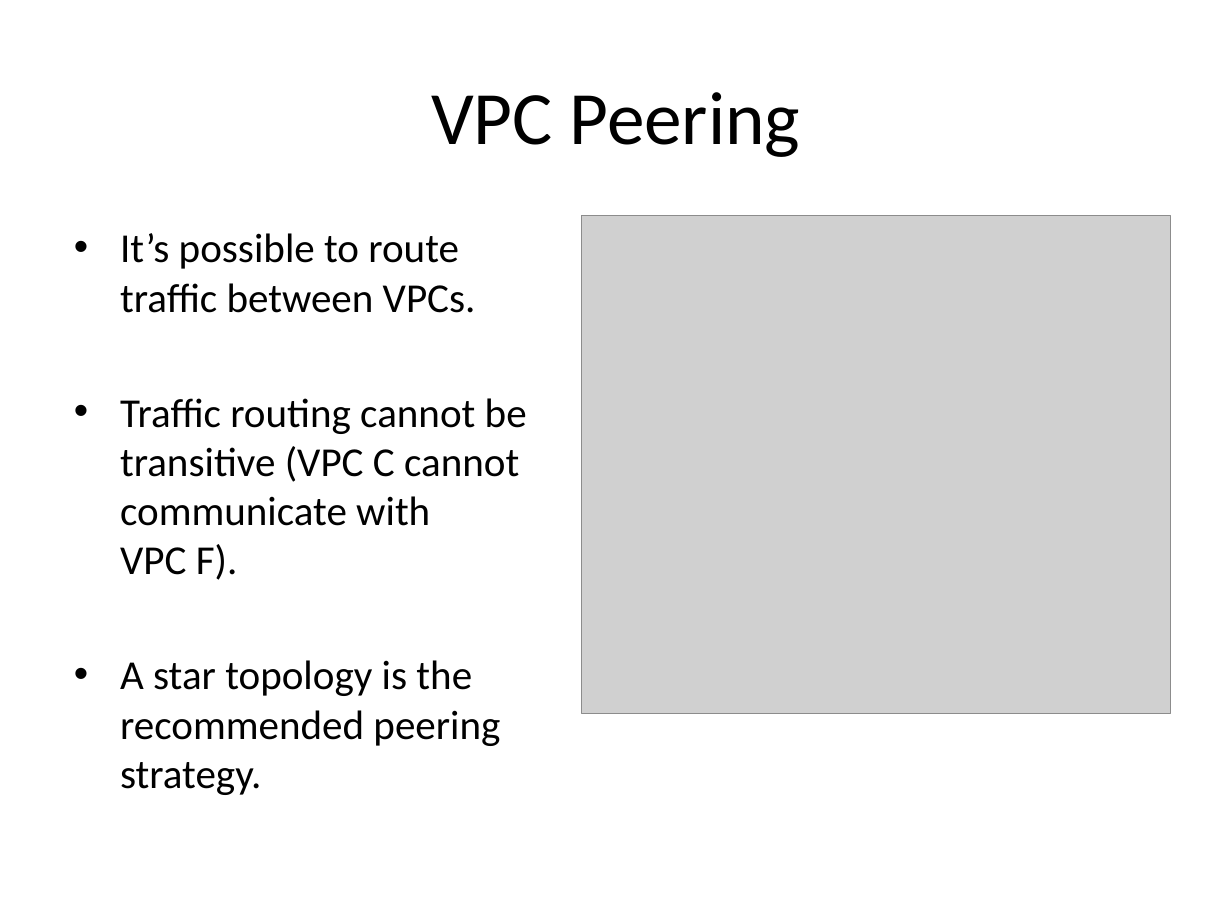
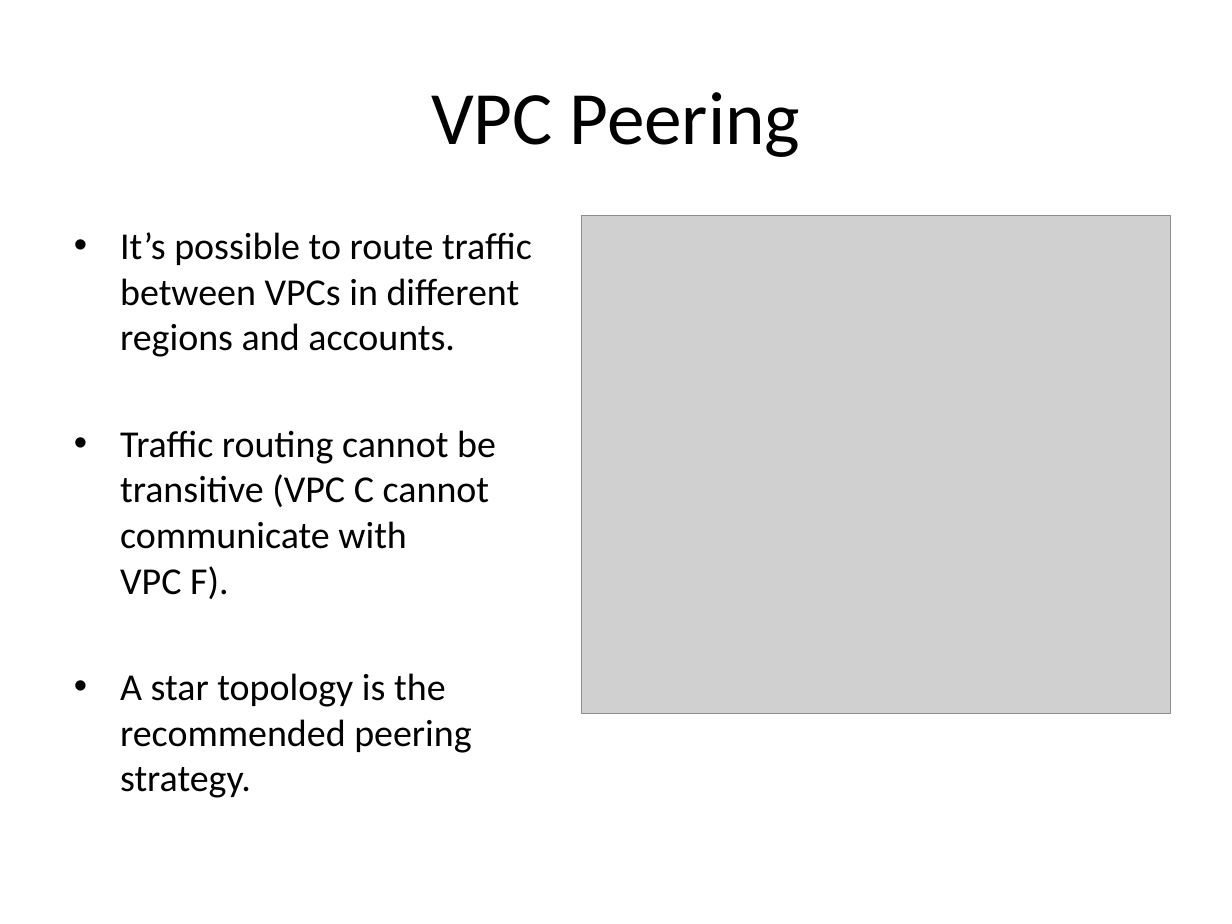
Before and after one commit to jasondbaker/infrastructure-class, a slide deck: slide 25 of lectures/infrastructure-week-4.pptx. Drawn at 1232x924 pixels with LibreOffice and Linux fonts; fonts in the diff are those of the drawing; grey boxes stand for pictures. Boxes give left, top, right and bottom in pixels: in the first picture for what was removed or moved away, otherwise in the second. Text is boxed around its words. In the diff, an @@ line names an element or a change of style, - is before the commit and + after.

Commit message:
small changes

```diff
--- a/lectures/infrastructure-week-4.pptx
+++ b/lectures/infrastructure-week-4.pptx
@@ text at [120, 232, 532, 357]: text changed; size 24 to 22.2 pt @@
-• It’s possible to route traffic between VPCs.
+• It’s possible to route traffic between VPCs in different regions and accounts.
@@ text at [120, 430, 496, 798]: size 24 to 22.2 pt in "Traffic routing cannot be transitive (VPC C ...", "A star topology is the recommended peering ..." @@
```
Also in this commit, not shown: 1 other slide changed.
